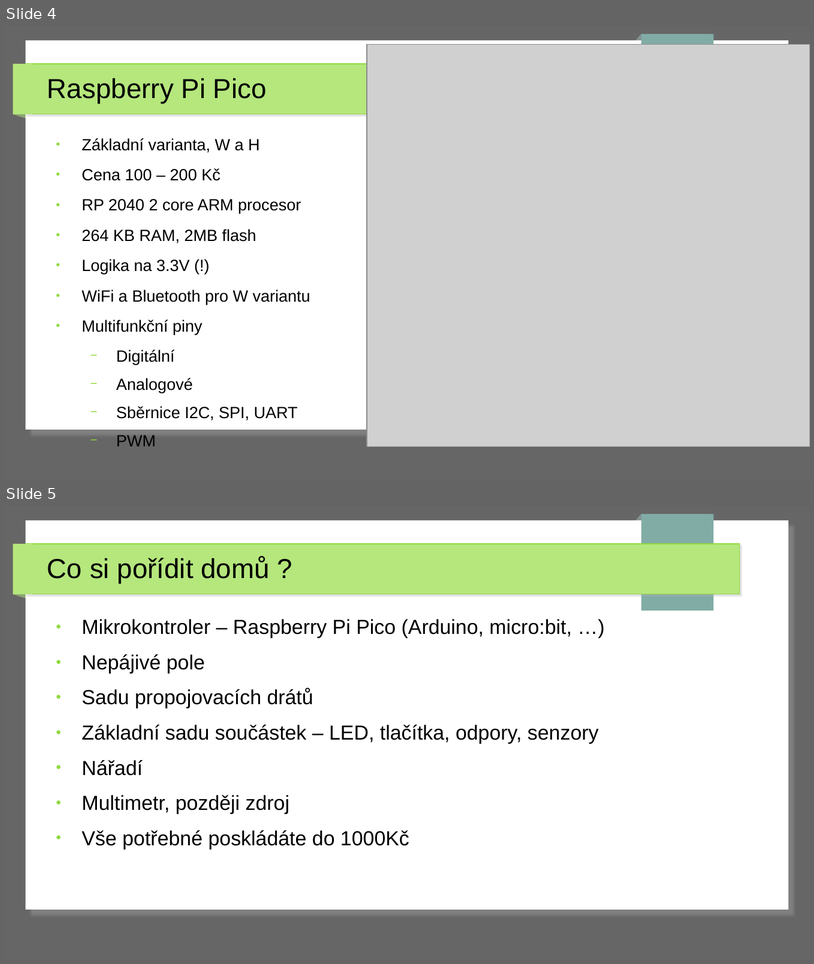
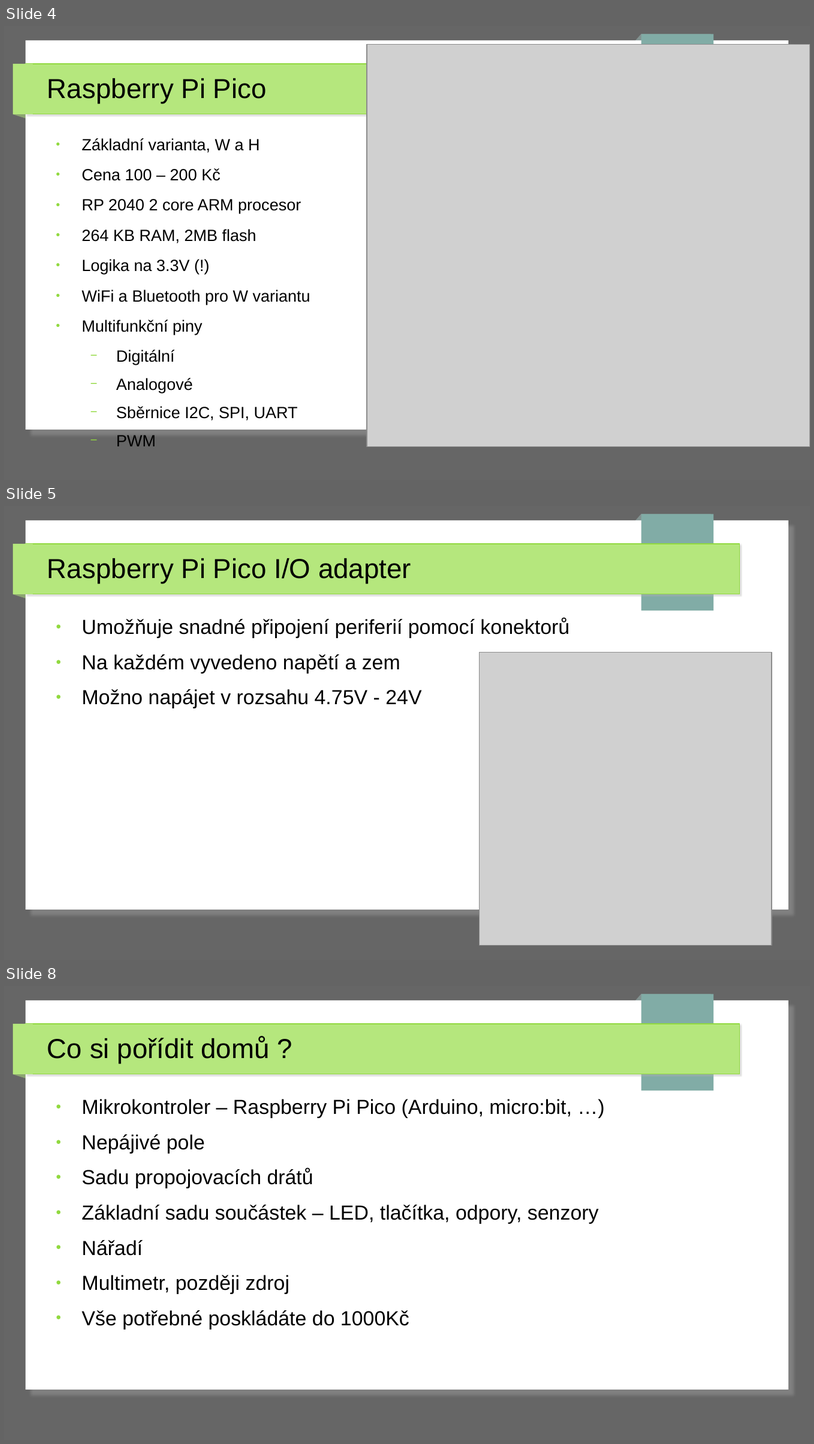
Before and after one commit to MartinPenicka/ArduinoDay, a slide deck: RaspberryPiPico_MicroPython_Introduction/prezentace/rpi_prezentace.odp. Shown one above the other, each under a label of ours: slides 4 and 5 before the commit, slides 4, 5 and 8 after it; the slides between them are not shown. The pictures are 814x964 and 814x1444 pixels, drawn with LibreOffice and Linux fonts; fonts in the diff are those of the drawing; grey boxes stand for pictures. Boxes give left, top, right and bottom in pixels: in the first picture for what was removed or moved away, otherwise in the second. Text is boxed around its words. In the diff, an @@ line names an element or a change of style, - is before the commit and + after.

```diff
--- a/RaspberryPiPico_MicroPython_Introduction/prezentace/rpi_prezentace.odp
+++ b/RaspberryPiPico_MicroPython_Introduction/prezentace/rpi_prezentace.odp
@@ slide 5 added at (4,506,810,960), background #666666; not listed: 7 template elements that a slide beside it also shows @@
@@ title added at (47,558,411,583), 27 pt, text #000000 @@
+Raspberry Pi Pico I/O adapter
@@ text added at (82,618,570,708), 20 pt, text #000000 @@
+● Umožňuje snadné připojení periferií pomocí konektorů
+● Na každém vyvedeno napětí a zem
+● Možno napájet v rozsahu 4.75V - 24V
@@ picture added at (480,652,773,945) @@
@@ what was slide 5 is now slide 8 @@
```
Also in this commit, not shown: 10 slides changed, 4 other slides added, 4 other files.
